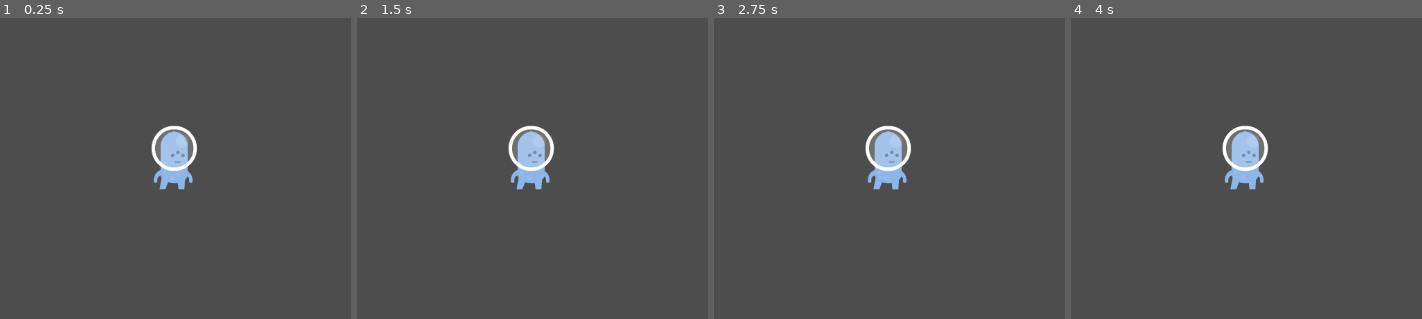
Above: before the commit, frames 1-4 (left to right).
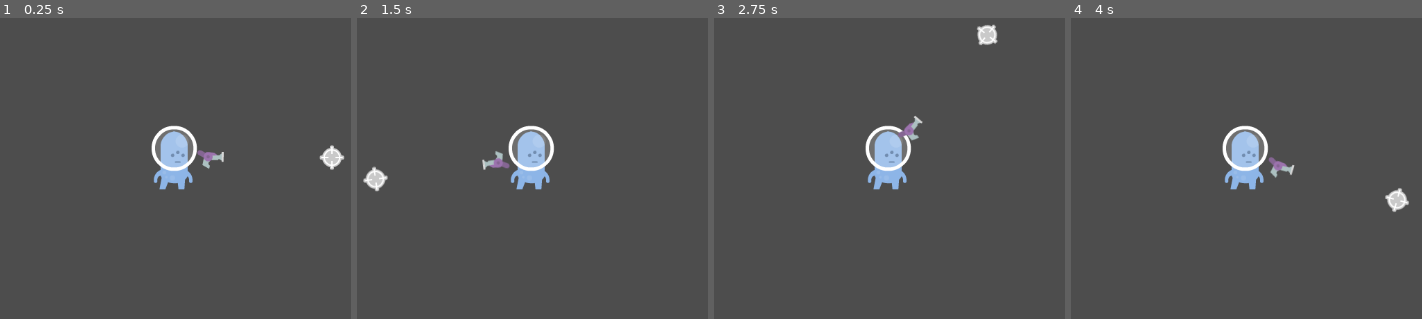
Above: after the commit, the same moments.

Repository: MitchMakesThings/Godot-Things
Game: Godot game, scene res://Characters/Aliens/Player.tscn
Two runs of this game, one before a commit and one after it. Both use one fixed random seed, a clock stepped at 60 frames per second and the inputs below. This scene is started directly instead of the project's main scene.
Inputs (mouse positions are in pixels of both pictures, inside the frame that each line leads up to):
- Up to frame 1 (0.25 s): no input
- Up to frame 2 (1.5 s): tap Enter at 0.5 s; move the mouse to (707, 135) at 0.52 s; hold D (move_right) from 0.53 s (still down); tap Space (jump) at 0.77, 1.25 s; move the mouse to (371, 180) at 1.27 s
- Up to frame 3 (2.75 s): tap Space (jump) at 1.52 s; tap Enter at 2 s; move the mouse to (966, 60) at 2.02 s; release D (move_right) at 2.03 s; hold A (move_left) from 2.03 s (still down)
- Up to frame 4 (4 s): tap Space (jump) at 2.75, 3.02, 3.77 s; move the mouse to (1204, 246) at 2.77 s; release A (move_left) at 2.78 s; hold D (move_right) from 2.78 s (still down); tap Enter at 3.5 s; move the mouse to (outside the picture) at 3.52 s

The runs differ from the first frame. In frame 1, 0.6% of the frame differs, in the area x 56-99%, y 42-51%; in frame 2, 0.6%; in frame 3, 0.6%; in frame 4, 0.6%, in the area x 56-97%, y 46-65%.
Error before the commit: Invalid assignment of property or key 'current' with value of type 'bool' on a base object of type 'Camera2D'. (res://Characters/Aliens/Player.gd:31)
Error after the commit: Invalid assignment of property or key 'current' with value of type 'bool' on a base object of type 'Camera2D'. (res://Characters/Aliens/Player.gd:33)

Commit message:
Adding weapon with aiming reticule + Gamepad support

Diff:
--- a/Networking/Game/Project/Characters/Aliens/Player.gd
+++ b/Networking/Game/Project/Characters/Aliens/Player.gd
@@ -1,10 +1,12 @@
 extends CharacterBody2D
 class_name Player
 
-const SPEED = 300.0
+const SPEED = 600.0
 const JUMP_FORCE = -400.0
 const MAX_JUMP_FUEL = 100.0
 const CAMERA_MAX_ZOOM := Vector2(0.5, 0.5)
+
+var is_using_controller := false
 
 # Get the gravity from the project settings to be synced with RigidDynamicBody nodes.
 var gravity = ProjectSettings.get_setting("physics/2d/default_gravity")
@@ -34,6 +36,24 @@
 func _process(_delta):
 	$UI/TextureProgressBar.value = jump_fuel
 	$UI/TextureProgressBar.visible = jump_fuel < MAX_JUMP_FUEL
+
+	_rotate_weapon(_delta)
+
+func _rotate_weapon(_delta : float) -> void:
+	var weapon_angle : float = 0
+	var controller_input : Vector2 = Input.get_vector("aim_left", "aim_right", "aim_up", "aim_down")
+	if controller_input.length_squared() > 0:
+		weapon_angle = controller_input.angle()
+		$WeaponParent.rotation = weapon_angle
+		is_using_controller = true # First time we aim with a controller we activate controller-only mode
+		return
+	else:
+		if is_using_controller:
+			# We don't want to use the mouse aiming from here on.
+			return
+		weapon_angle = $WeaponParent.get_angle_to(get_global_mouse_position())
+		$WeaponParent.rotate(weapon_angle)
+
 
 func _physics_process(delta):
 	if !is_local_authority():
--- a/Networking/Game/Project/Characters/Aliens/Player.tscn
+++ b/Networking/Game/Project/Characters/Aliens/Player.tscn
@@ -1,30 +1,32 @@
-[gd_scene load_steps=12 format=3 uid="uid://scjoku8kmkqj"]
+[gd_scene load_steps=14 format=3 uid="uid://scjoku8kmkqj"]
 
 [ext_resource type="SpriteFrames" uid="uid://yro4ypo6sek5" path="res://Characters/Aliens/Blue/BlueSpriteFrames.tres" id="1_bgwyd"]
 [ext_resource type="Script" path="res://Characters/Aliens/Player.gd" id="1_ytcn0"]
 [ext_resource type="Texture2D" uid="uid://cdvmbhtt0c41x" path="res://Assets/Particles/smoke_01.png" id="2_bvf2j"]
 [ext_resource type="Script" path="res://Characters/Aliens/player_networking.gd" id="4_h5uv8"]
+[ext_resource type="Texture2D" uid="uid://dlit317tiq6mv" path="res://Assets/Items/Guns/raygunPurpleBig.png" id="5_i7ohw"]
+[ext_resource type="Texture2D" uid="uid://c1ekwo655xllq" path="res://Assets/UI/crossair_whiteOutline.png" id="6_fc1wg"]
 
-[sub_resource type="Gradient" id="Gradient_oqb3v"]
+[sub_resource type="Gradient" id="Gradient_8e4qy"]
 colors = PackedColorArray(1, 1, 1, 1, 1, 1, 1, 0)
 
-[sub_resource type="CapsuleShape2D" id="CapsuleShape2D_b0aad"]
+[sub_resource type="CapsuleShape2D" id="CapsuleShape2D_gb5nd"]
 radius = 30.0
 height = 100.0
 
-[sub_resource type="Gradient" id="Gradient_din52"]
+[sub_resource type="Gradient" id="Gradient_632pl"]
 colors = PackedColorArray(0, 0.164706, 0.290196, 1, 0, 0.258824, 0.454902, 1)
 
-[sub_resource type="GradientTexture1D" id="GradientTexture1D_lsl6q"]
-gradient = SubResource("Gradient_din52")
+[sub_resource type="GradientTexture1D" id="GradientTexture1D_kwc1m"]
+gradient = SubResource("Gradient_632pl")
 
-[sub_resource type="Gradient" id="Gradient_168qg"]
+[sub_resource type="Gradient" id="Gradient_ijvl3"]
 colors = PackedColorArray(0, 0.278431, 0.486275, 1, 0, 0.576471, 1, 1)
 
-[sub_resource type="GradientTexture1D" id="GradientTexture1D_cduq7"]
-gradient = SubResource("Gradient_168qg")
+[sub_resource type="GradientTexture1D" id="GradientTexture1D_t4gk7"]
+gradient = SubResource("Gradient_ijvl3")
 
-[sub_resource type="SceneReplicationConfig" id="SceneReplicationConfig_xoauy"]
+[sub_resource type="SceneReplicationConfig" id="SceneReplicationConfig_wtpb2"]
 properties/0/path = NodePath(":sync_position")
 properties/0/spawn = true
 properties/0/sync = true
@@ -43,26 +45,26 @@
 position = Vector2(-4, 47)
 emitting = false
 amount = 32
-local_coords = false
 draw_order = 1
 texture = ExtResource("2_bvf2j")
 emission_shape = 1
 emission_sphere_radius = 12.43
 gravity = Vector2(0, 98)
 scale_amount_min = 0.5
-color_ramp = SubResource("Gradient_oqb3v")
+color_ramp = SubResource("Gradient_8e4qy")
 
 [node name="AnimatedSprite2D" type="AnimatedSprite2D" parent="."]
 frames = ExtResource("1_bgwyd")
 
 [node name="CollisionShape2D" type="CollisionShape2D" parent="."]
 visible = false
-shape = SubResource("CapsuleShape2D_b0aad")
+shape = SubResource("CapsuleShape2D_gb5nd")
 
 [node name="Camera2D" type="Camera2D" parent="."]
-smoothing_enabled = true
 
 [node name="UI" type="Control" parent="."]
+layout_mode = 3
+anchors_preset = 0
 offset_left = -56.0
 offset_top = -29.0
 offset_right = -16.0
@@ -74,11 +76,21 @@
 value = 100.0
 fill_mode = 3
 nine_patch_stretch = true
-texture_under = SubResource("GradientTexture1D_lsl6q")
-texture_progress = SubResource("GradientTexture1D_cduq7")
+texture_under = SubResource("GradientTexture1D_kwc1m")
+texture_progress = SubResource("GradientTexture1D_t4gk7")
 
 [node name="Networking" type="Node" parent="."]
 script = ExtResource("4_h5uv8")
 
 [node name="MultiplayerSynchronizer" type="MultiplayerSynchronizer" parent="Networking"]
-replication_config = SubResource("SceneReplicationConfig_xoauy")
+replication_config = SubResource("SceneReplicationConfig_wtpb2")
+
+[node name="WeaponParent" type="Node2D" parent="."]
+
+[node name="Weapon" type="Sprite2D" parent="WeaponParent"]
+position = Vector2(54, 0)
+texture = ExtResource("5_i7ohw")
+
+[node name="Reticule" type="Sprite2D" parent="WeaponParent/Weapon"]
+position = Vector2(173, 0)
+texture = ExtResource("6_fc1wg")
--- a/Networking/Game/Project/Maps/TestMap.tscn
+++ b/Networking/Game/Project/Maps/TestMap.tscn
@@ -7,7 +7,7 @@
 position = Vector2(317, 5)
 tile_set = ExtResource("1_kkrey")
 format = 2
-layer_0/tile_data = PackedInt32Array(-1245212, 65537, 5, -11 …(5831 unchanged characters)… , -1114067, 65537, 5, -1048531, 65537, 5, 131061, 131073, 0, 131062, 131073, 0, 131063, 131073, 0)
+layer_0/tile_data = PackedInt32Array(-1245212, 65537, 5, -11 …(5831 unchanged characters)… , -1114067, 65537, 5, -1048531, 65537, 5)
 
 [node name="Camera2D" type="Camera2D" parent="."]
 position = Vector2(644, -747)
--- a/Networking/Game/Project/System/game_state.gd
+++ b/Networking/Game/Project/System/game_state.gd
@@ -4,6 +4,5 @@
 
 var button_press_count := 0:
 	set(value):
-		print('button press updated: ', value)
 		button_press_count = value
 		emit_signal(StringName("button_press_count_changed"), value)
--- a/Networking/Game/Project/System/main.tscn
+++ b/Networking/Game/Project/System/main.tscn
@@ -23,10 +23,11 @@
 anchors_preset = 10
 anchor_right = 1.0
 offset_bottom = 26.0
+grow_horizontal = 2
 
 [node name="Label" type="Label" parent="UI/CenterContainer"]
-offset_left = 221.0
-offset_right = 802.0
+offset_left = 285.0
+offset_right = 866.0
 offset_bottom = 42.0
 theme_type_variation = &"HeaderLarge"
 text = "Button pressed X times since server restart"
--- a/Networking/Game/Project/project.godot
+++ b/Networking/Game/Project/project.godot
@@ -38,15 +38,40 @@
 move_left={
 "deadzone": 0.5,
 "events": [Object(InputEventKey,"resource_local_to_scene":false,"resource_name":"","device":0,"window_id":0,"alt_pressed":false,"shift_pressed":false,"ctrl_pressed":false,"meta_pressed":false,"pressed":false,"keycode":0,"physical_keycode":65,"unicode":0,"echo":false,"script":null)
+, Object(InputEventJoypadMotion,"resource_local_to_scene":false,"resource_name":"","device":-1,"axis":0,"axis_value":-1.0,"script":null)
 ]
 }
 move_right={
 "deadzone": 0.5,
 "events": [Object(InputEventKey,"resource_local_to_scene":false,"resource_name":"","device":0,"window_id":0,"alt_pressed":false,"shift_pressed":false,"ctrl_pressed":false,"meta_pressed":false,"pressed":false,"keycode":0,"physical_keycode":68,"unicode":0,"echo":false,"script":null)
+, Object(InputEventJoypadMotion,"resource_local_to_scene":false,"resource_name":"","device":-1,"axis":0,"axis_value":1.0,"script":null)
 ]
 }
 jump={
 "deadzone": 0.5,
 "events": [Object(InputEventKey,"resource_local_to_scene":false,"resource_name":"","device":0,"window_id":0,"alt_pressed":false,"shift_pressed":false,"ctrl_pressed":false,"meta_pressed":false,"pressed":false,"keycode":0,"physical_keycode":32,"unicode":0,"echo":false,"script":null)
+, Object(InputEventJoypadButton,"resource_local_to_scene":false,"resource_name":"","device":-1,"button_index":1,"pressure":0.0,"pressed":false,"script":null)
+, Object(InputEventJoypadButton,"resource_local_to_scene":false,"resource_name":"","device":-1,"button_index":0,"pressure":0.0,"pressed":false,"script":null)
+, Object(InputEventJoypadButton,"resource_local_to_scene":false,"resource_name":"","device":-1,"button_index":9,"pressure":0.0,"pressed":false,"script":null)
 ]
 }
+aim_left={
+"deadzone": 0.1,
+"events": [Object(InputEventJoypadMotion,"resource_local_to_scene":false,"resource_name":"","device":-1,"axis":2,"axis_value":-1.0,"script":null)
+]
+}
+aim_right={
+"deadzone": 0.1,
+"events": [Object(InputEventJoypadMotion,"resource_local_to_scene":false,"resource_name":"","device":-1,"axis":2,"axis_value":1.0,"script":null)
+]
+}
+aim_up={
+"deadzone": 0.1,
+"events": [Object(InputEventJoypadMotion,"resource_local_to_scene":false,"resource_name":"","device":-1,"axis":3,"axis_value":-1.0,"script":null)
+]
+}
+aim_down={
+"deadzone": 0.1,
+"events": [Object(InputEventJoypadMotion,"resource_local_to_scene":false,"resource_name":"","device":-1,"axis":3,"axis_value":1.0,"script":null)
+]
+}
Binary file added: Networking/Game/Project/Assets/Items/Guns/raygunBig.png
Binary file added: Networking/Game/Project/Assets/Items/Guns/raygunPurpleBig.png
Binary file added: Networking/Game/Project/Assets/UI/crossair_whiteOutline.png
